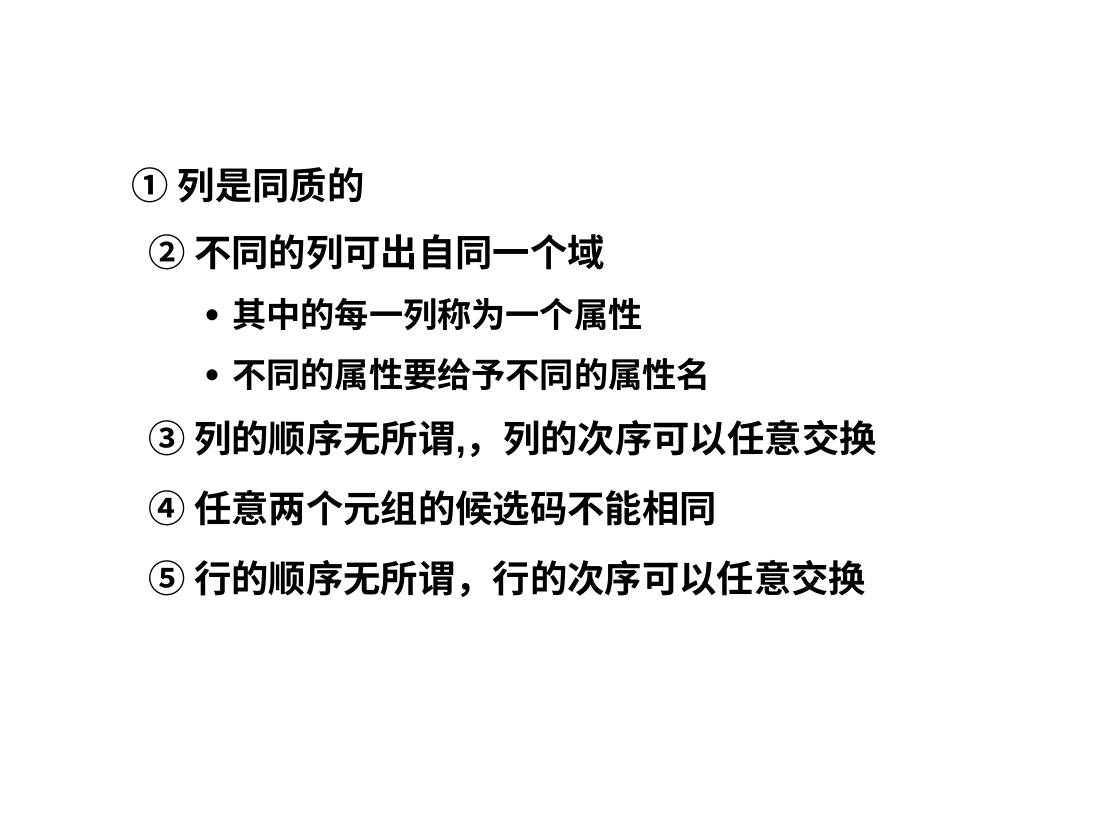
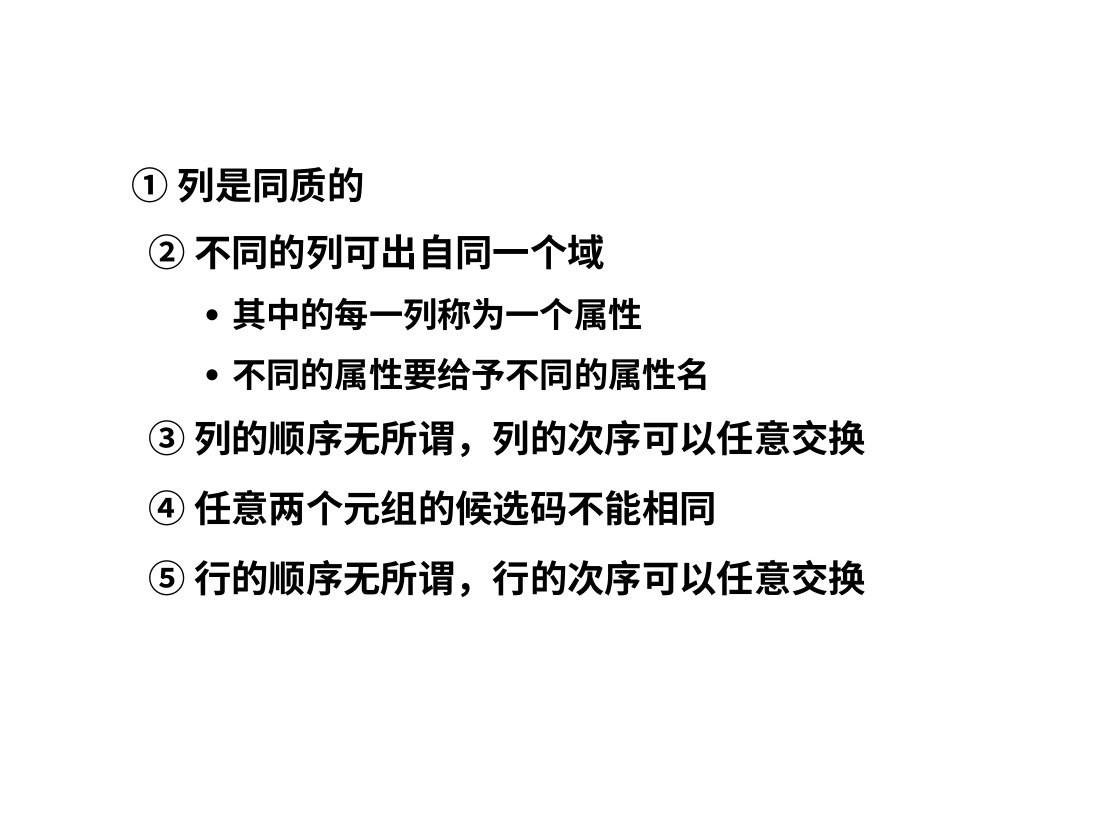
Before and after one commit to HBU/DataBase, a slide deck: slide 17 of PPT/PPT2021/DB第02章-2021.pptx. Drawn at 1120x840 pixels with LibreOffice and Linux fonts; fonts in the diff are those of the drawing; background and template pictures are left out. Boxes give left, top, right and bottom in pixels: in the first picture for what was removed or moved away, otherwise in the second. Text is boxed around its words. In the diff, an @@ line names an element or a change of style, - is before the commit and + after.

```diff
--- a/PPT/PPT2021/DB第02章-2021.pptx
+++ b/PPT/PPT2021/DB第02章-2021.pptx
@@ text at (148,420,866,457): text changed @@
-  ③ 列的顺序无所谓,，列的次序可以任意交换
+  ③ 列的顺序无所谓，列的次序可以任意交换
```
Also in this commit, not shown: 10 other files.
